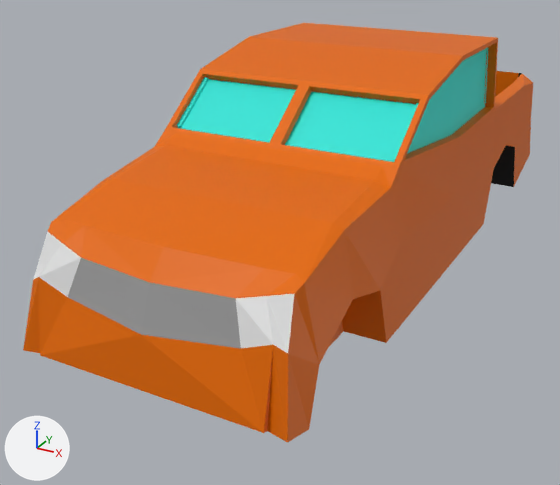
The Blender file Modelos 3D/Frontier.blend as it was, and as the next commit left it.
Before and after are seen from a camera (50 mm lens) standing at (2.56, -4.81, 1.92) and looking at (-0.14, 0.1, -0.53). Arrows for +X, +Y and +Z are at lower left; the lights stay in place.
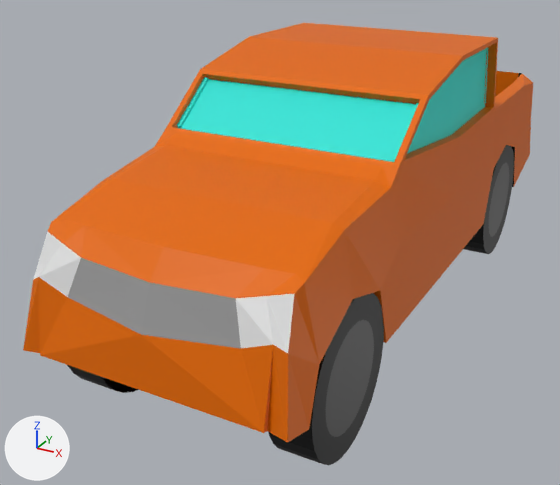
Edits to the bpy script that builds the scene:
```text
Add mat_material_002:
    mat_material_002 = principled_material('Material.002')
    mat_material_002.base_color = (0.134, 0.134, 0.134)  # dark grey #666666
    mat_material_002.metallic = 1.0
Add mat_material_001:
    mat_material_001 = principled_material('Material.001')
    mat_material_001.base_color = (0.0, 0.0, 0.0)  # black #000000
Add mat_material_009:
    mat_material_009 = principled_material('Material.009')
    mat_material_009.base_color = (0.134, 0.134, 0.134)  # dark grey #666666
    mat_material_009.metallic = 1.0
Add mat_material_006:
    mat_material_006 = principled_material('Material.006')
    mat_material_006.base_color = (0.0, 0.0, 0.0)  # black #000000
Change me_cube_002:
    where me_cube_002.from_pydata(...)  # 164 vertices, 147 faces; spans x 0.0..0.88, y -2.09..3.16, z -0.62..0.96
    used by ob_cube; location = (0.224, 0.0, 0.0)
    verts and faces of me_cube_002; kept vertices keep their numbers, new ones are numbered from 164
    before: 18 (0.0, -0.66, 0.49) at pixel (272, 148), 40 (0.0, -0.2, 0.83) at pixel (306, 81), 124 (0.04, -0.63, 0.51) at pixel (280, 144), 126 (0.04, -0.23, 0.81) at pixel (309, 86), 131 (0.04, -0.2, 0.77) at pixel (311, 91)
    before: 132 (0.04, -0.6, 0.47)
    me_cube_002 part 1
    add delete_faces([(18, 124, 126, 40), (124, 132, 131, 126)])
    add for i in [124, 126, 131, 132]: verts[i] += (-0.04, 0.0, 0.0)
Add me_círculo_001:
    me_círculo_001.from_pydata(...)  # 128 vertices, 67 faces; spans x -1.56..1.56, y -1.56..1.56, z 0.0..1.04
    # faces by material slot: [66, 1]
    me_círculo_001.materials.append(mat_material_001)  # black #000000
    me_círculo_001.materials.append(mat_material_002)  # dark grey #666666
Add me_círculo_002:
    me_círculo_002.from_pydata(...)  # 128 vertices, 67 faces; spans x -1.56..1.56, y -1.56..1.56, z 0.0..1.04
    # faces by material slot: [66, 1]
    me_círculo_002.materials.append(mat_material_006)  # black #000000
    me_círculo_002.materials.append(mat_material_009)  # dark grey #666666
Add ob_círculo_001:
    ob_círculo_001 = bpy.data.objects.new('Círculo.001', me_círculo_001)
    ob_círculo_001.location = (0.821, 2.002, -0.576)
    ob_círculo_001.rotation_euler = (1.571, 0.0, 1.571)  # degrees (90, 0, 90)
    ob_círculo_001.scale = (0.319, 0.326, 0.269)
    _m = ob_círculo_001.modifiers.new('Simetrizar', 'MIRROR')
    _m.mirror_object = ob_cube
Add ob_círculo_002:
    ob_círculo_002 = bpy.data.objects.new('Círculo.002', me_círculo_002)
    ob_círculo_002.location = (0.821, -1.316, -0.576)
    ob_círculo_002.rotation_euler = (1.571, 0.0, 1.571)  # degrees (90, 0, 90)
    ob_círculo_002.scale = (0.319, 0.326, 0.269)
    _m = ob_círculo_002.modifiers.new('Simetrizar', 'MIRROR')
    _m.mirror_object = ob_cube
```

Boxes [x1, y1, x2, y2] around the edits, measured in the pictures (560 x 485 px):
'Círculo.002', added
    after: [67, 293, 384, 465]
    faces in mat_material_006 (black #000000): [67, 293, 384, 465]
    faces in mat_material_009 (dark grey #666666): [325, 320, 374, 437]
'Círculo.001', added
    after: [464, 145, 514, 254]
    faces in mat_material_001 (black #000000): [464, 145, 514, 254]
    faces in mat_material_002 (dark grey #666666): [489, 163, 509, 237]
part 1 of me_cube_002, cut back
    both: [186, 71, 402, 164]
